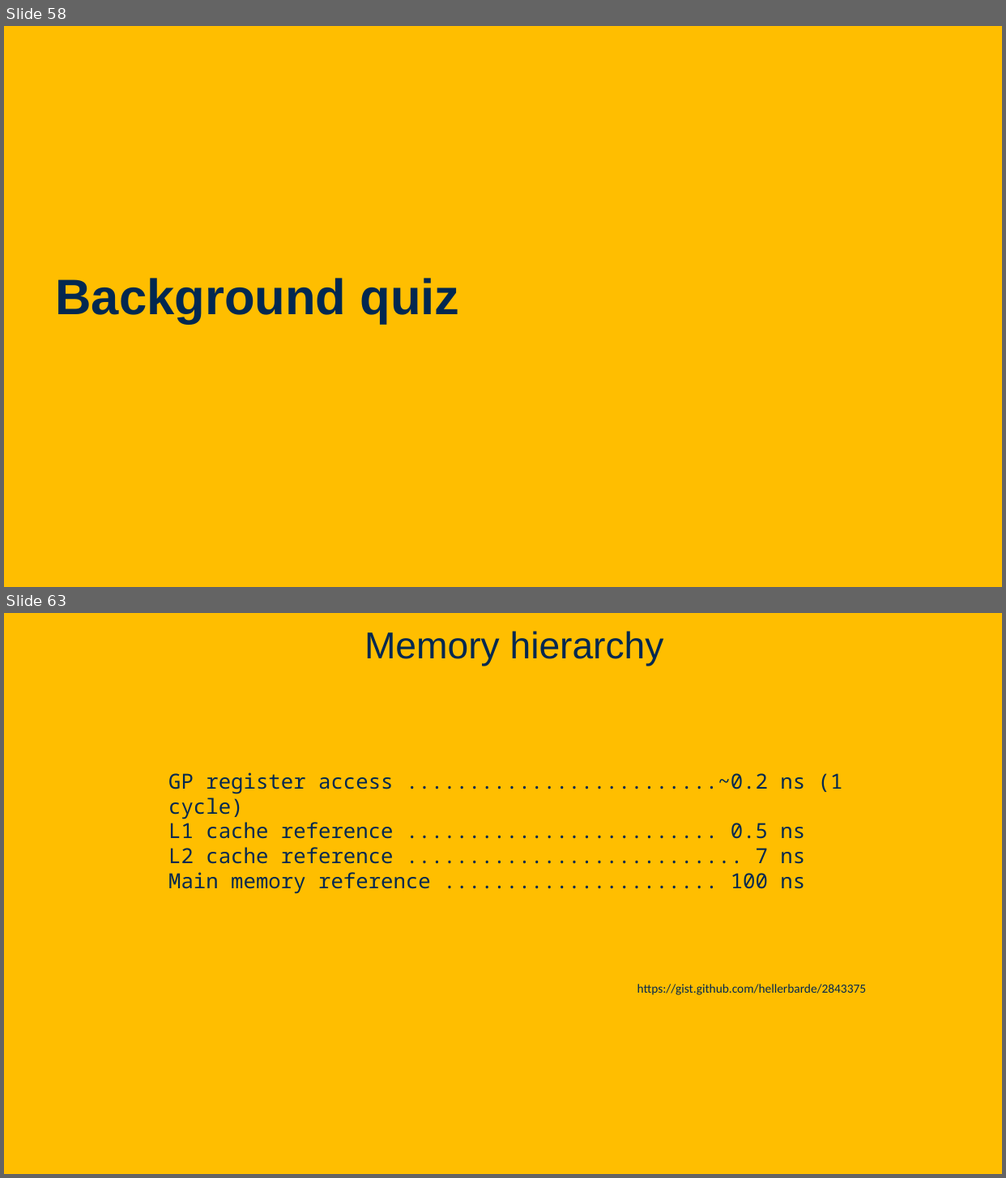
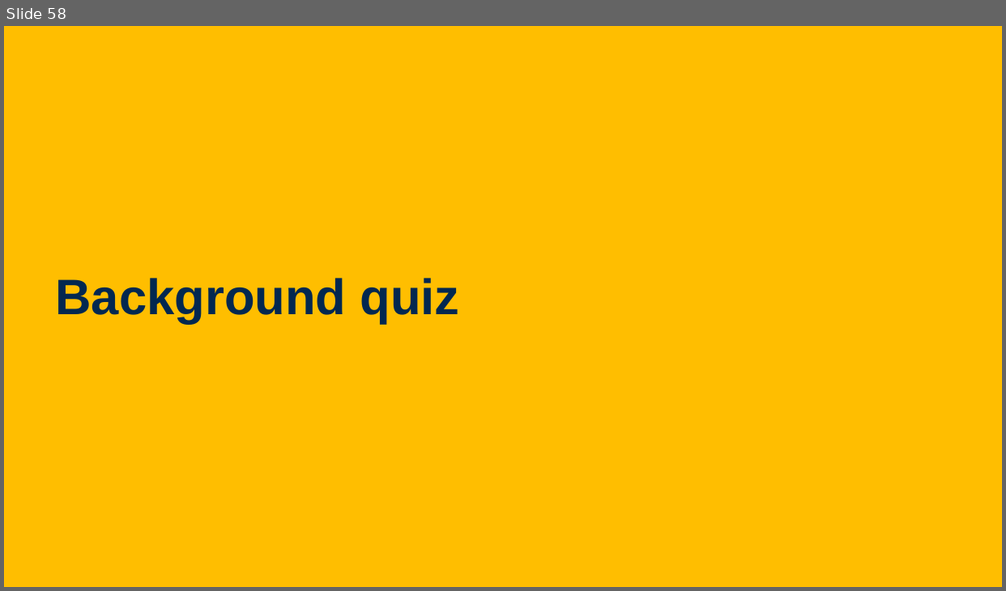
Before and after one commit to davsec-teaching/ECS289C-Spring2025, a slide deck: slides/1_logistics_compiler_intro.pptx. Shown one above the other, each under a label of ours: slides 58 and 63 before the commit, slide 58 after it; the slides between them are not shown. The pictures are 1006x1178 and 1006x591 pixels, drawn with LibreOffice and Linux fonts; fonts in the diff are those of the drawing; background and template pictures are left out. Boxes give left, top, right and bottom in pixels: in the first picture for what was removed or moved away, otherwise in the second. Text is boxed around its words. In the diff, an @@ line names an element or a change of style, - is before the commit and + after.

```diff
--- a/slides/1_logistics_compiler_intro.pptx
+++ b/slides/1_logistics_compiler_intro.pptx
@@ slide 63 removed at bbox=[4, 613, 1002, 1174], background picture (left out) @@
@@ title removed at bbox=[364, 631, 664, 666] @@
-Memory hierarchy
@@ text removed at bbox=[168, 773, 843, 894] @@
-GP register access .........................~0.2 ns (1 cycle)
-L1 cache reference ......................... 0.5 ns
-L2 cache reference ........................... 7 ns
-Main memory reference ...................... 100 ns
@@ text removed at bbox=[637, 984, 866, 995] @@
-https://gist.github.com/hellerbarde/2843375
```
Also in this commit, not shown: 3 slides changed, 10 other slides removed, 1 other file.
